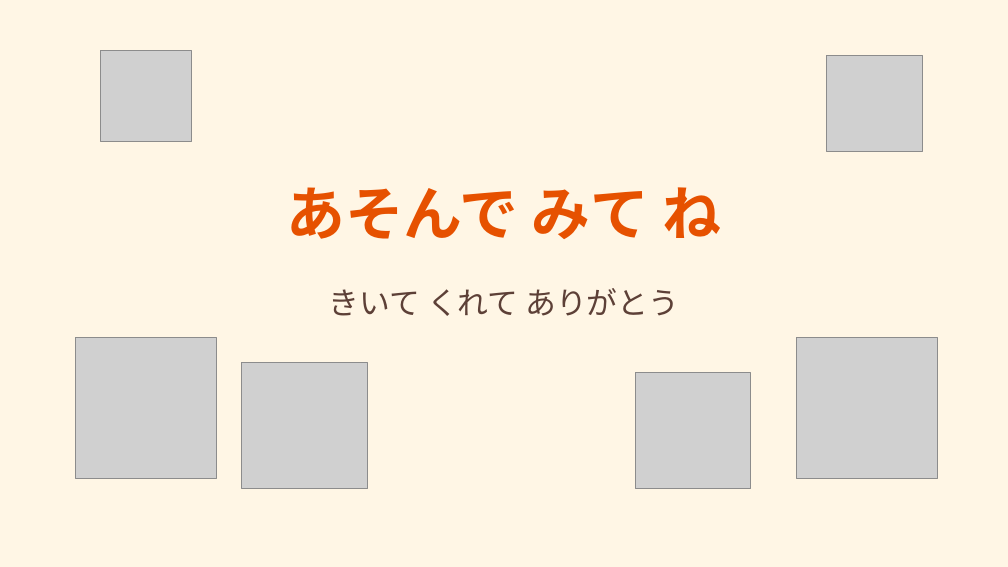
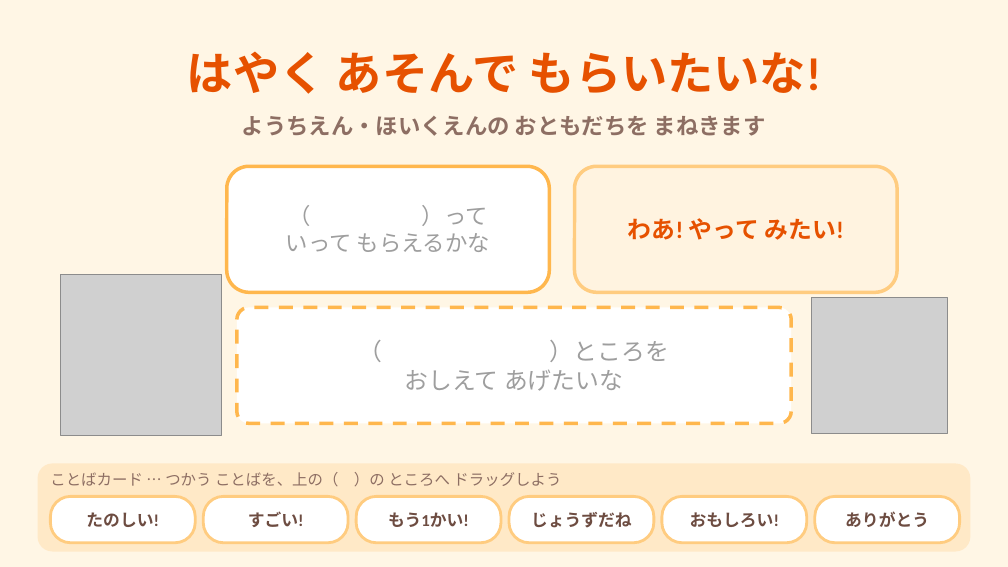
Before and after one commit to Erica-sensei/happyo-maker, a slide deck: slide 13 of canva/aki-omocha-template.pptx. Drawn at 1008x567 pixels with LibreOffice and Linux fonts; fonts in the diff are those of the drawing; grey boxes stand for pictures. Boxes give left, top, right and bottom in pixels: in the first picture for what was removed or moved away, otherwise in the second. Text is boxed around its words. In the diff, an @@ line names an element or a change of style, - is before the commit and + after.

```diff
--- a/canva/aki-omocha-template.pptx
+++ b/canva/aki-omocha-template.pptx
@@ picture removed at <box>101,50,192,141</box> @@
@@ text at <box>187,51,821,94</box>: text changed; size 42 to 33 pt @@
-あそんで みて ね
+はやく あそんで もらいたいな!
@@ picture removed at <box>827,55,922,151</box> @@
@@ text added at <box>242,116,766,136</box>, 16 pt, text #8D6E63, bold @@
+ようちえん・ほいくえんの おともだちを まねきます
@@ rounded rectangle added at <box>227,166,549,292</box>, fill #FFFFFF, outline #FFB74D 2.5 pt @@
@@ rounded rectangle added at <box>575,166,897,292</box>, fill #FFF3E0, outline #FFCC80 2.5 pt @@
@@ text added at <box>286,205,490,252</box>, 16 pt, text #9E9E9E @@
+（ ）って
+いって もらえるかな
@@ text added at <box>628,218,843,240</box>, 17 pt, text #E65100, bold @@
+わあ! やって みたい!
@@ picture: place and size @@
-picture at <box>76,338,217,479</box>
+picture at <box>60,274,222,435</box>
@@ picture: place and size @@
-picture at <box>796,338,937,479</box>
+picture at <box>811,297,948,433</box>
@@ rounded rectangle added at <box>237,307,791,423</box>, fill #FFFFFF, outline #FFB74D 2.5 pt dashed @@
@@ text added at <box>405,340,669,391</box>, 17 pt, text #9E9E9E @@
+（ ）ところを
+おしえて あげたいな
@@ picture removed at <box>242,363,368,489</box> @@
@@ picture removed at <box>635,373,751,489</box> @@
@@ rounded rectangle added at <box>38,465,970,551</box>, fill #FFE9C7, outline #FFE9C7 1 pt @@
@@ text added at <box>50,472,561,486</box>, 11 pt, text #8D6E63 @@
+ことばカード … つかう ことばを、上の（ ）の ところへ ドラッグしよう
@@ rounded rectangle added at <box>50,496,196,542</box>, fill #FFFFFF, outline #FFCC80 2 pt @@
@@ rounded rectangle added at <box>204,496,349,542</box>, fill #FFFFFF, outline #FFCC80 2 pt @@
@@ rounded rectangle added at <box>356,496,501,542</box>, fill #FFFFFF, outline #FFCC80 2 pt @@
@@ rounded rectangle added at <box>509,496,654,542</box>, fill #FFFFFF, outline #FFCC80 2 pt @@
@@ rounded rectangle added at <box>662,496,807,542</box>, fill #FFFFFF, outline #FFCC80 2 pt @@
@@ rounded rectangle added at <box>814,496,960,542</box>, fill #FFFFFF, outline #FFCC80 2 pt @@
@@ text added at <box>86,512,159,527</box>, 12 pt, text #6D4C41, bold @@
+たのしい!
@@ text added at <box>248,511,304,527</box>, 12 pt, text #6D4C41, bold @@
+すごい!
@@ text added at <box>388,512,469,527</box>, 12 pt, text #6D4C41, bold @@
+もう1かい!
@@ text added at <box>531,512,632,528</box>, 12 pt, text #6D4C41, bold @@
+じょうずだね
@@ text added at <box>690,512,779,527</box>, 12 pt, text #6D4C41, bold @@
+おもしろい!
@@ text at <box>845,511,929,527</box>: text changed; size 22 to 12 pt; text colour #5D4037 to #6D4C41; bold on @@
-きいて くれて ありがとう
+ありがとう
```
Also in this commit, not shown: 2 other files.
